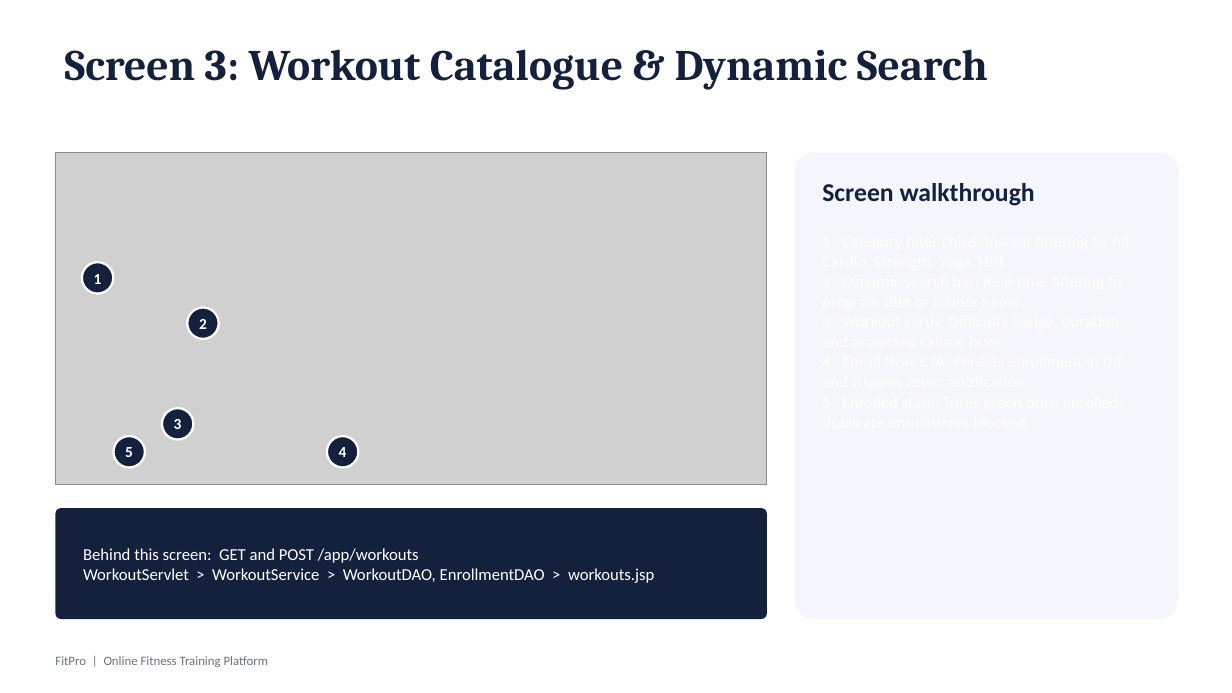
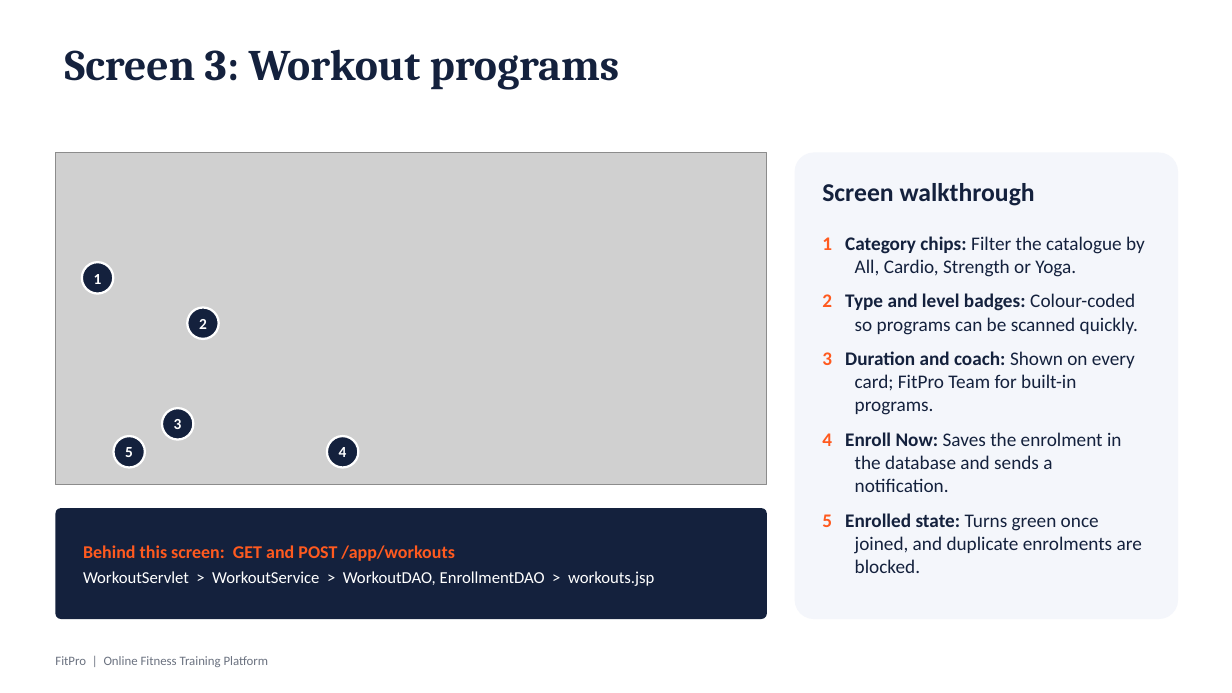
Before and after one commit to adiithakurr110/FitPro-Fitness-Platform, a slide deck: slide 7 of docs/FitPro_Final_Presentation.pptx. Drawn at 1232x693 pixels with LibreOffice and Linux fonts; fonts in the diff are those of the drawing; grey boxes stand for pictures. Boxes give left, top, right and bottom in pixels: in the first picture for what was removed or moved away, otherwise in the second. Text is boxed around its words. In the diff, an @@ line names an element or a change of style, - is before the commit and + after.

```diff
--- a/docs/FitPro_Final_Presentation.pptx
+++ b/docs/FitPro_Final_Presentation.pptx
@@ title at (65,49,619,90): text changed @@
-Screen 3: Workout Catalogue & Dynamic Search
+Screen 3: Workout programs
@@ text added at (822,236,1145,573), 15 pt, text #14213D @@
+1 Category chips: Filter the catalogue by All, Cardio, Strength or Yoga.
+2 Type and level badges: Colour-coded so programs can be scanned quickly.
+3 Duration and coach: Shown on every card; FitPro Team for built-in programs.
+4 Enroll Now: Saves the enrolment in the database and sends a notification.
+5 Enrolled state: Turns green once joined, and duplicate enrolments are blocked.
@@ text at (83,545,454,561): size 13 to 14 pt, text colour #FFFFFF to #FF5A1F, bold on in "Behind this screen: GET and POST /app/workouts"; more space between paragraphs @@
```
Also in this commit, not shown: 15 other slides changed, 1 slide added, 6 slides removed, 1 other file.
